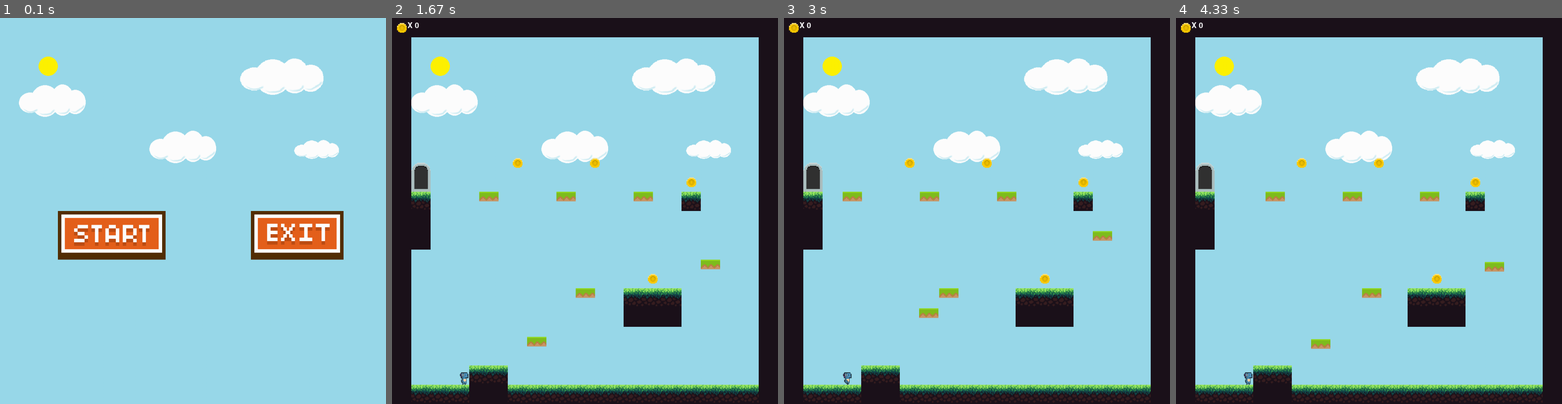
Above: before the commit, frames 1-4 (left to right).
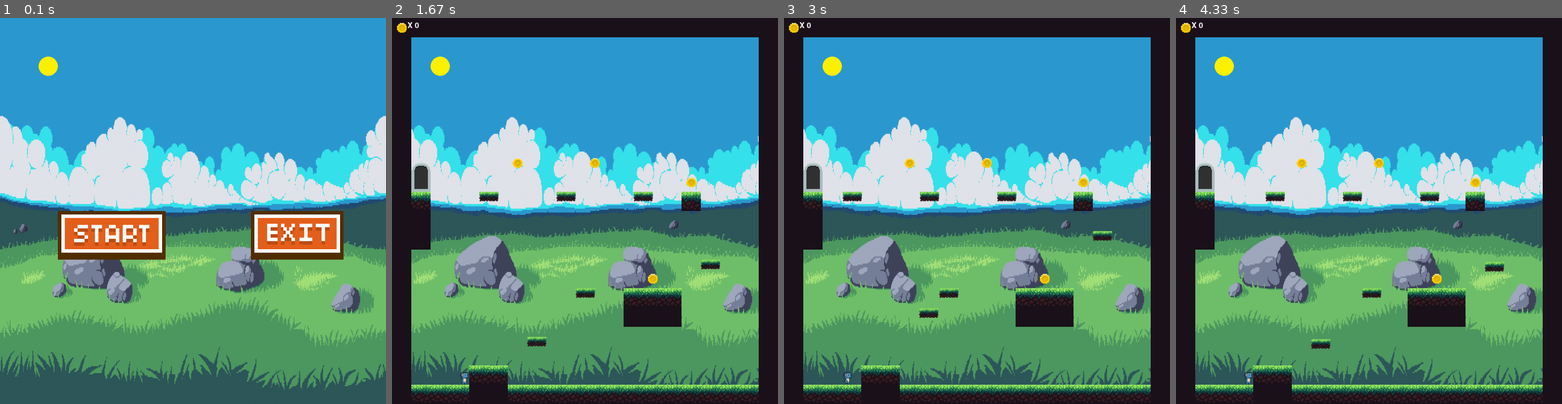
Above: after the commit, the same moments.

Repository: russjude/D-coding-Island
Game: pygame game, started from AAMain.py
Two runs of this game, one before a commit and one after it. Both use one fixed random seed, a clock stepped at 60 frames per second and the inputs below.
Inputs (mouse positions are in pixels of both pictures, inside the frame that each line leads up to):
- Up to frame 1 (0.1 s): no input
- Up to frame 2 (1.67 s): click (503, 234) at 0.38 s; hold Right 0.67-1.13 s; move the mouse to (569, 226) at 0.7 s
- Up to frame 3 (3 s): hold Left 1.67-2.2 s; hold Right from 2.67 s (still down)
- Up to frame 4 (4.33 s): release Right at 3.3 s; hold Left 3.33-3.8 s; hold Right 3.83-4.3 s

The runs differ from the first frame. In frame 1, 93% of the frame differs, in the area x 0-100%, y 0-100%; in frame 2, 77%; in frame 3, 77%; in frame 4, 77%.

Commit message:
add new graphics

Diff:
--- a/AAMain.py
+++ b/AAMain.py
@@ -39,7 +39,8 @@
 
 #load images
 sun_img = pygame.image.load('img/sun.png')
-bg_img = pygame.image.load('img/sky.png')
+bg_img = pygame.image.load('img/Background.png')
+bg_img = pygame.transform.scale(bg_img, (screen_width, screen_height))
 restart_img = pygame.image.load('img/restart_btn.png')
 start_img = pygame.image.load('img/start_btn.png')
 exit_img = pygame.image.load('img/exit_btn.png')
@@ -318,7 +319,7 @@
 class Enemy(pygame.sprite.Sprite):
 	def __init__(self, x, y):
 		pygame.sprite.Sprite.__init__(self)
-		self.image = pygame.image.load('img/blob.png')
+		self.image = pygame.image.load('img/Zombie.png')
 		self.rect = self.image.get_rect()
 		self.rect.x = x
 		self.rect.y = y
@@ -336,7 +337,7 @@
 class Platform(pygame.sprite.Sprite):
 	def __init__(self, x, y, move_x, move_y):
 		pygame.sprite.Sprite.__init__(self)
-		img = pygame.image.load('img/platform.png')
+		img = pygame.image.load('img/grass_plat.png')
 		self.image = pygame.transform.scale(img, (tile_size, tile_size // 2))
 		self.rect = self.image.get_rect()
 		self.rect.x = x
Binary file added: img/Background.png
Binary file added: img/Mage_boss.png
Binary file added: img/Skeleton.png
Binary file added: img/Zombie.png
Binary file added: img/grass_plat.png
